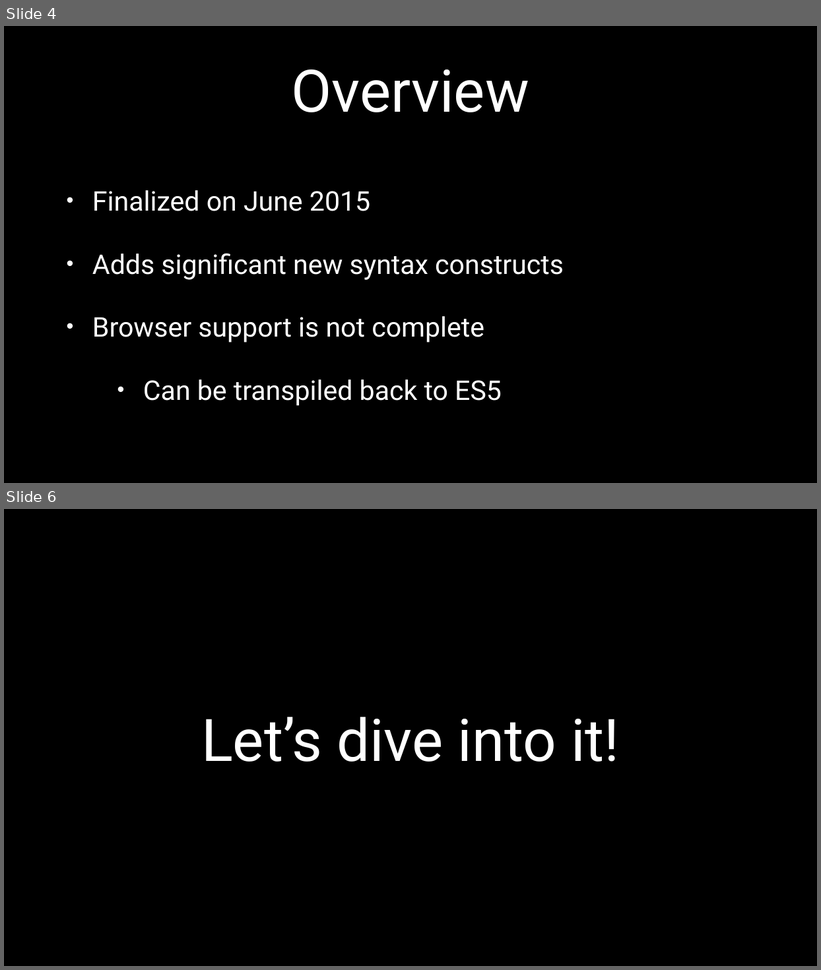
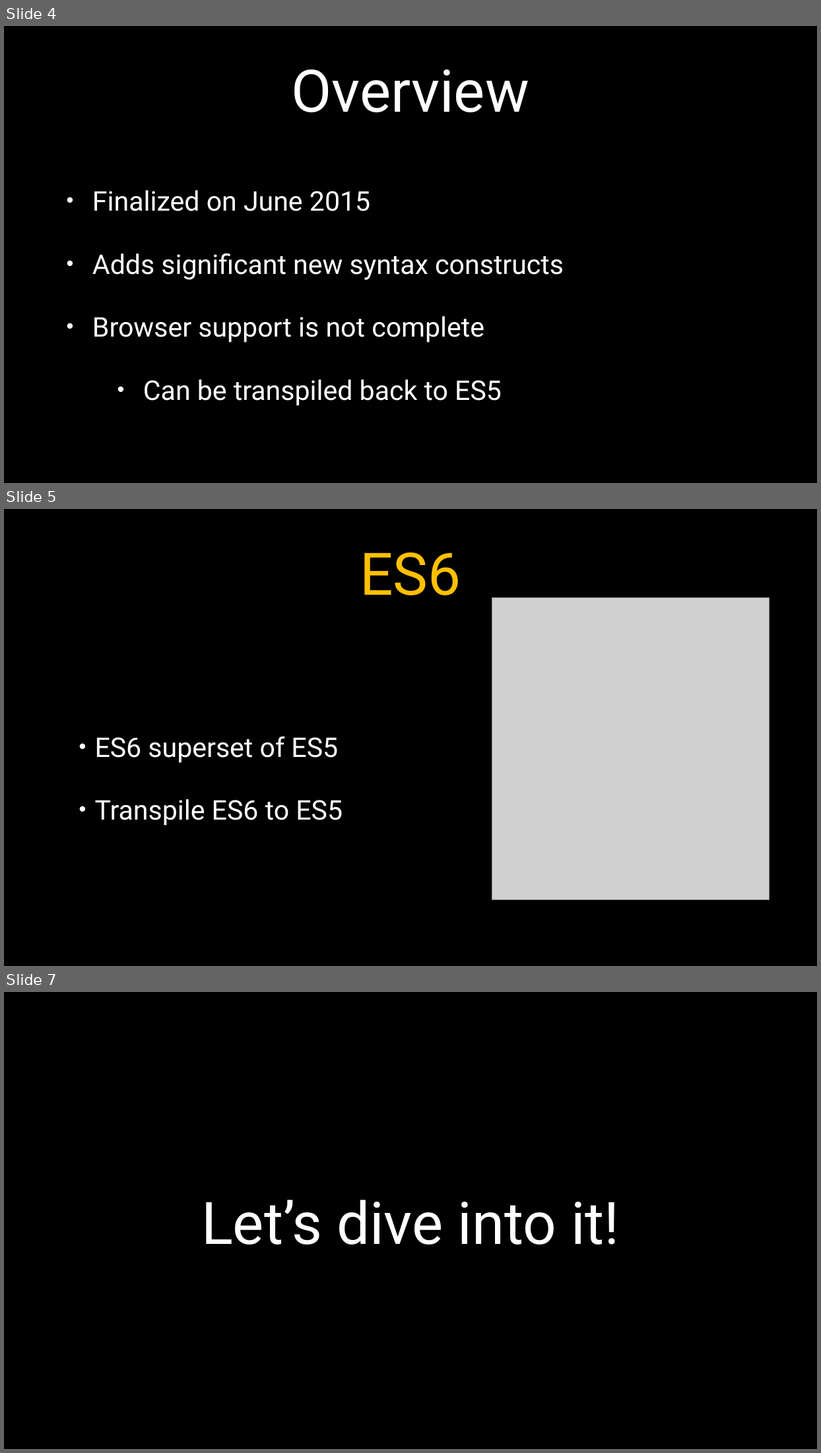
Before and after one commit to petereijgermans11/frontend-cursus, a slide deck: frontend-cursus/ 4 - ECMAScript 6 node-browser.pptx. Shown one above the other, each under a label of ours: slides 4 and 6 before the commit, slides 4, 5 and 7 after it; the slides between them are not shown. The pictures are 821x970 and 821x1453 pixels, drawn with LibreOffice and Linux fonts; fonts in the diff are those of the drawing; grey boxes stand for pictures. Boxes give left, top, right and bottom in pixels: in the first picture for what was removed or moved away, otherwise in the second. Text is boxed around its words. In the diff, an @@ line names an element or a change of style, - is before the commit and + after.

```diff
--- a/frontend-cursus/ 4 - ECMAScript 6 node-browser.pptx
+++ b/frontend-cursus/ 4 - ECMAScript 6 node-browser.pptx
@@ slide 5 added at [4,509,817,966], background #000000 @@
@@ title added at [360,553,461,595], 52 pt, text #FFC000 @@
+ES6
@@ picture added at [492,597,769,900] @@
@@ text added at [95,736,343,826], 24 pt, text #FFFFFF @@
+• ES6 superset of ES5
+• Transpile ES6 to ES5
@@ what was slide 6 is now slide 7 @@
```
Also in this commit, not shown: 2 slides changed, 6 other files.
